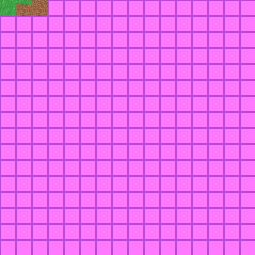
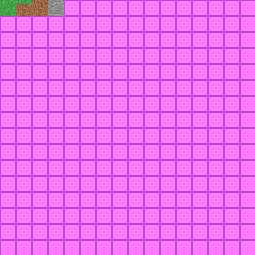
Comparing the layer stacks of the two 255×255 images. Changes:
added layer "stone" above "Background" over (48, 0, 64, 16)
